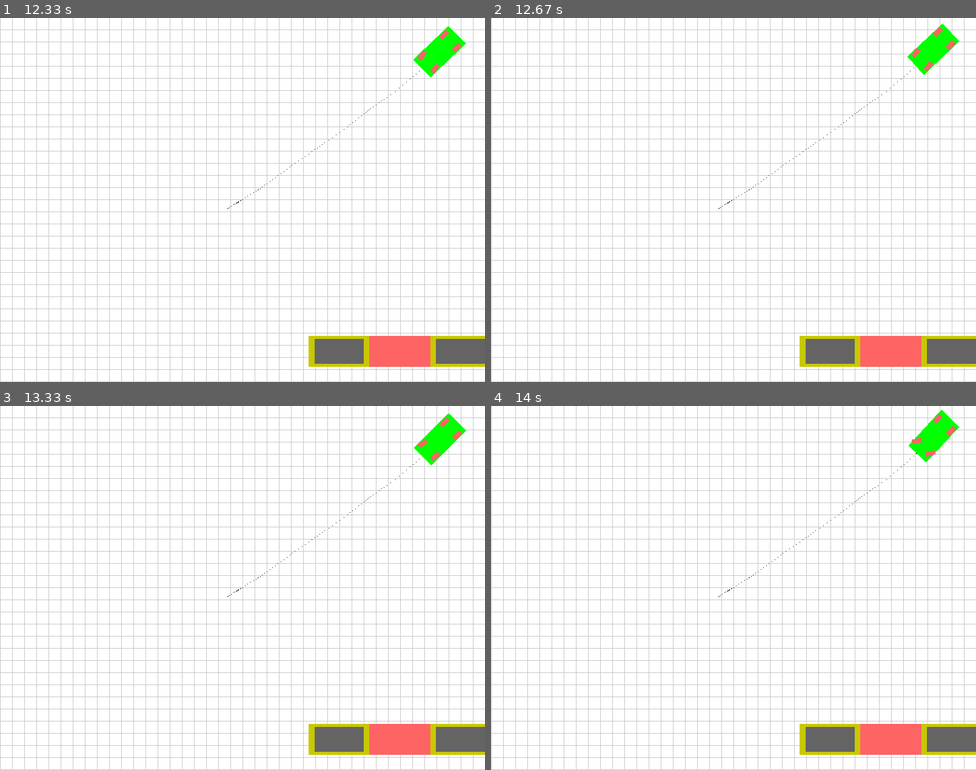
Above: before the commit, frames 1-4 (two rows, left to right).
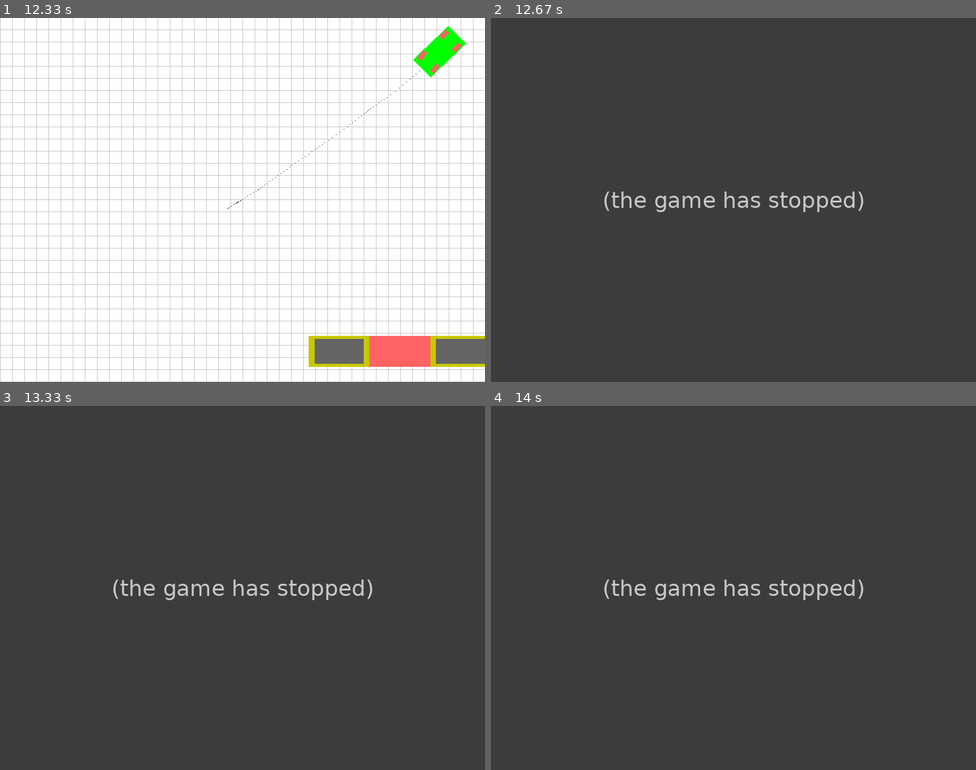
Above: after the commit, the same moments.

Repository: taka-rl/RL_APS
Game: pygame game, started from OOP/main.py
Same seed, same stepped clock (60 frames per second), same inputs: the game is played once before the commit and once after it.
Inputs:
- Up to frame 1 (12.33 s): no input
- Up to frame 2 (12.67 s): no input
- Up to frame 3 (13.33 s): no input
- Up to frame 4 (14 s): no input

Frame 1 is identical in both runs. In frame 2, 100% of the frame differs, in the area x 0-100%, y 0-100%; in frame 3, 100%; in frame 4, 100%.
After the commit the program exited at 12.47 s; later frames show no game.

Commit message:
updated is_valid_loc function for determining the maximum distance between the parking lot and the car:

Diff:
--- a/OOP/parking_env_OOP.py
+++ b/OOP/parking_env_OOP.py
@@ -6,9 +6,11 @@
 
 '''
 TODO: consider OOP or structure of this code -> Parking/Car/Render class?
-TODO: consider making a function which can be used in def is_parking_successful(self): and def check_collision(self): and def is_valid_loc(self, width, height):
+TODO: consider making a function which can be used in def is_parking_successful(self): and def check_collision(self):
+and def is_valid_loc(self, width, height):
 as they have same logic
 TODO: modify PARALLEL/PERPENDICULAR constant value
+TODO: make a function for flatting the state value
 '''
 
 # parameters for actions
@@ -519,14 +521,25 @@
             self.truncated = True
             print("successful parking")
 
-    def is_valid_loc(self):
-        for car_vertex in self.car.car_vertices:
-            if (car_vertex[0] < 0 or car_vertex[0] > WINDOW_W * PIXEL_TO_METER_SCALE or
-                    car_vertex[1] < 0 or car_vertex[1] > WINDOW_H * PIXEL_TO_METER_SCALE):
-                return True
+    def is_valid_loc(self) -> bool:
+        """
+        check the following conditions:
+            1: if the distance between the car and the parking lot is within 25 meters
+            2: if the car doesn't cross the horizontal/vertical parking border
+        """
+        # 1
+        # calculate the Euclidean distance between the car's location and the parking lot center
+        distance = np.linalg.norm(self.parking_lot - self.car.car_loc)
+        if distance > MAX_DISTANCE:
+            return True
+
+        # for car_vertex in self.car.car_vertices:
+        #    if (car_vertex[0] < 0 or car_vertex[0] > WINDOW_W * PIXEL_TO_METER_SCALE or
+        #            car_vertex[1] < 0 or car_vertex[1] > WINDOW_H * PIXEL_TO_METER_SCALE):
+        #        return True
         return False
 
-    def is_parking_successful(self):
+    def is_parking_successful(self) -> bool:
         pa_top_right, pa_bottom_right, pa_bottom_left, pa_top_left = self.parking_lot_vertices
 
         # Define the edges of the parking area
@@ -542,7 +555,7 @@
                 return False
         return True
 
-    def check_collision(self):
+    def check_collision(self) -> bool:
         for static_car_vertex in self.static_cars_vertices:
             xy1, xy2, xy3, xy4 = static_car_vertex
             for car_vertex in self.car.car_vertices:
